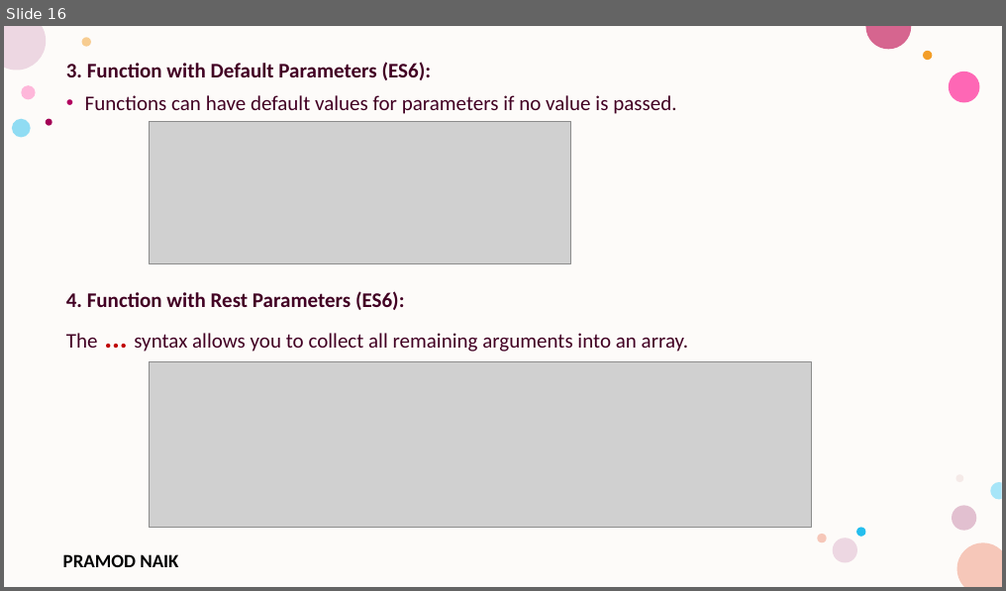
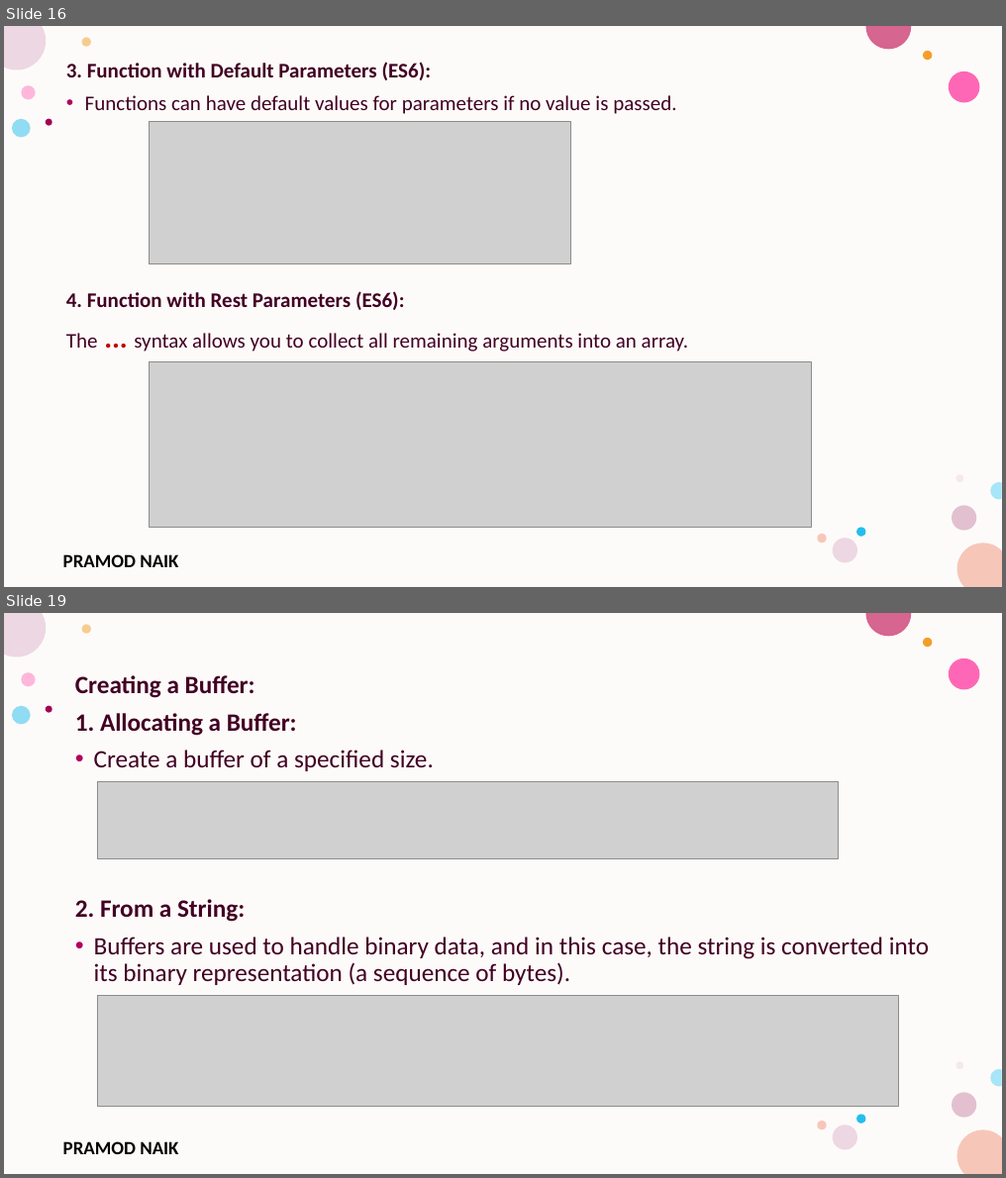
Before and after one commit to PRAMOD-VISHNU-NAIK/MCA-3rd-Sem-Srinivas-College, a slide deck: Theory CLass Notes/Unit-2.pptx. Shown one above the other, each under a label of ours: slide 16 before the commit, slides 16 and 19 after it; the slides between them are not shown. The pictures are 1006x591 and 1006x1178 pixels, drawn with LibreOffice and Linux fonts; fonts in the diff are those of the drawing; grey boxes stand for pictures; background and template pictures are left out. Boxes give left, top, right and bottom in pixels: in the first picture for what was removed or moved away, otherwise in the second. Text is boxed around its words. In the diff, an @@ line names an element or a change of style, - is before the commit and + after.

```diff
--- a/Theory CLass Notes/Unit-2.pptx
+++ b/Theory CLass Notes/Unit-2.pptx
@@ slide 19 added at (4,613,1002,1174), background #FFFFFF; not listed: 17 template elements that a slide beside it also shows @@
@@ text added at (75,675,929,985), 24 pt, text #420023 @@
+Creating a Buffer:
+1. Allocating a Buffer:
+• Create a buffer of a specified size.
+2. From a String:
+• Buffers are used to handle binary data, and in this case, the string is converted into its binary representation (a sequence of bytes).
@@ picture added at (97,782,838,860) @@
@@ picture added at (97,995,899,1106) @@
```
Also in this commit, not shown: 2 slides changed, 8 other slides added, 2 other files.
